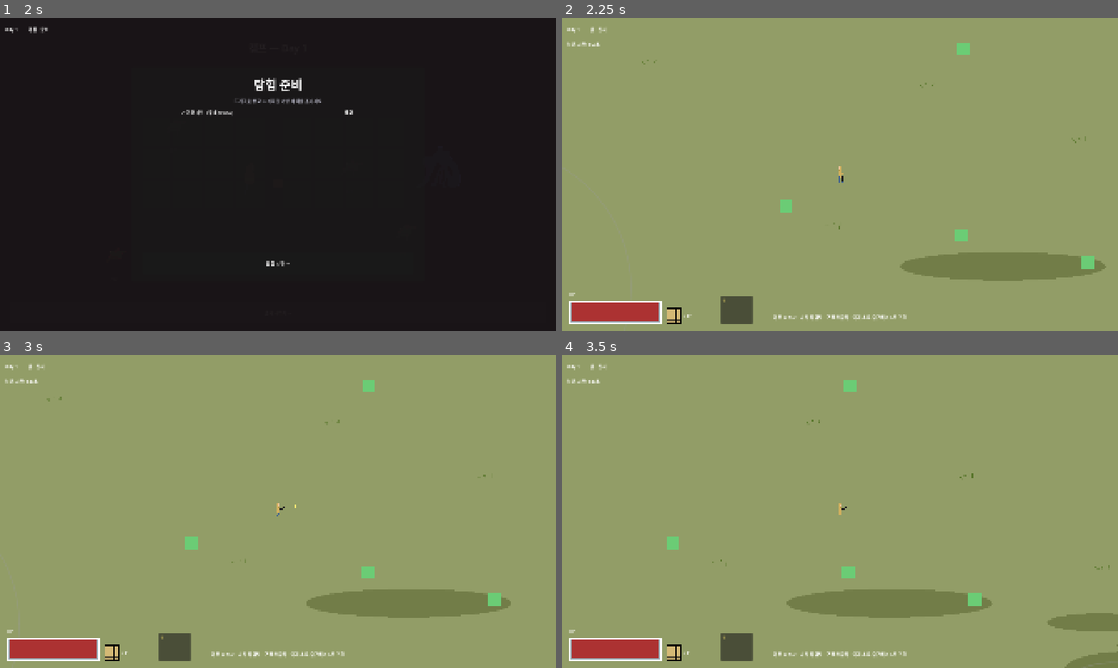
Above: before the commit, frames 1-4 (two rows, left to right).
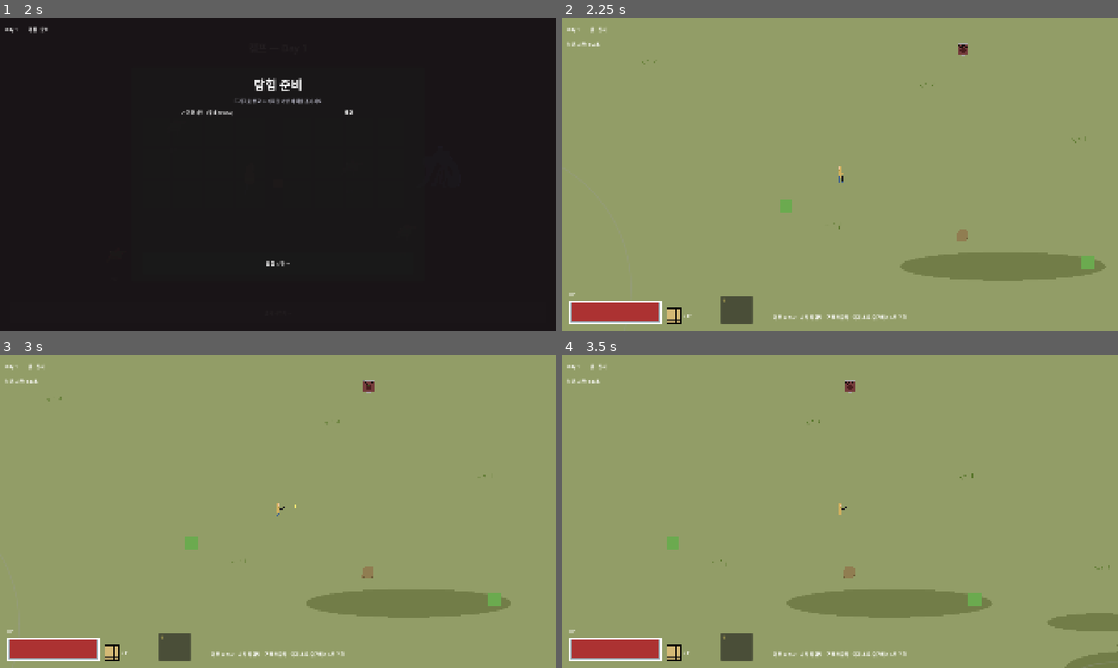
Above: after the commit, the same moments.

Repository: HomilBBANG/rt_Hilling_Game
Game: Godot game, scene res://scenes/ui/lobby.tscn
Same seed, same stepped clock (60 frames per second), same inputs: the game is played once before the commit and once after it.
Inputs (mouse positions are in pixels of both pictures, inside the frame that each line leads up to):
- Up to frame 1 (2 s): click "새 게임" at 0.5 s; click "탐사 나가기 →" at 1.25 s
- Up to frame 2 (2.25 s): click "탐험 시작 →" at 2 s
- Up to frame 3 (3 s): tap Enter at 2.75 s; move the mouse to (400, 495) at 2.77 s; hold D from 2.78 s (still down); hold E from 2.78 s (still down); click (400, 495) at 2.92 s
- Up to frame 4 (3.5 s): keep holding D; keep holding E

Frame 1 is identical in both runs. In frame 2, 0.4% of the frame differs, in the area x 39-96%, y 8-81%; in frame 3, 0.4%; in frame 4, 0.4%, in the area x 18-76%, y 8-81%.

Commit message:
채집 노드 재료별 표시: 아이콘 있으면 아이콘, 없으면 재료 색
- 감자·통조림 등 items.xlsx icon 이 있는 아이템은 채집 노드에 아이콘(64px → 0.5배)
- 나머지는 cooking.xlsx ingredients 의 color 사각형(주방 임시 도형과 같은 색), 재료가 아니면 짙은 쇳빛
- item_id setter 로 갱신 → 스폰·몬스터 드롭·버리기·남은 수량 노드 모두 적용
- GDD/HANDOFF 갱신

Co-Authored-By: Claude Opus 5.5 <noreply@anthropic.com>

Diff:
--- a/scripts/entities/resource_node.gd
+++ b/scripts/entities/resource_node.gd
@@ -2,8 +2,15 @@
 ## 바닥 아이템 노드 (PRD 3.1). 플레이어가 가까이서 E 를 누르면 채집 → 인벤토리 반영.
 ## 무게 초과 시 담을 수 있는 만큼만 담기고 남은 수량은 노드로 유지된다.
 
-var item_id: String = "canned_food"
+## 아이템이 정해질 때마다 색을 바꾼다(스폰 쪽에서 add_child 후에 지정하므로 setter 로 처리).
+var item_id: String = "canned_food":
+	set(v):
+		item_id = v
+		_apply_color()
 var amount: int = 1
+
+## 쿠킹 재료가 아닌 아이템(고철 등)의 색.
+const _OTHER_COLOR := Color(0.33, 0.35, 0.4) # 짙은 쇳빛 — 밝은 회색 통조림과 구분
 
 var _player_near := false
 var _e_was_down := false
@@ -19,6 +26,32 @@
 	_hint.position = Vector2(-22.0, -40.0)
 	_hint.visible = false
 	add_child(_hint)
+	_apply_color()
+
+
+## 겉모습: 아이템 아이콘(items.xlsx icon)이 있으면 아이콘, 없으면 재료 색 사각형
+## (색 = cooking.xlsx ingredients 의 color, 주방 임시 도형과 같은 색 / 재료가 아니면 짙은 쇳빛).
+func _apply_color() -> void:
+	var vis := get_node_or_null("Vis") as Polygon2D
+	if vis == null:
+		return
+	var icon_path := ItemDB.icon_path(item_id)
+	var icon := get_node_or_null("Icon") as Sprite2D
+	if icon_path != "":
+		if icon == null:
+			icon = Sprite2D.new()
+			icon.name = "Icon"
+			icon.texture_filter = CanvasItem.TEXTURE_FILTER_NEAREST
+			icon.scale = Vector2(0.5, 0.5) # 64px 아이콘 → 사각형(22px)과 비슷한 크기
+			add_child(icon)
+		icon.texture = load(icon_path)
+		icon.visible = true
+		vis.visible = false
+		return
+	if icon:
+		icon.visible = false
+	vis.visible = true
+	vis.color = RecipeDB.ingredient_color(item_id) if item_id in RecipeDB.ingredient_ids() else _OTHER_COLOR
 
 
 func _on_body_entered(body: Node) -> void:
Not shown, changed: docs/GDD.md
Not shown, changed: docs/HANDOFF.md
